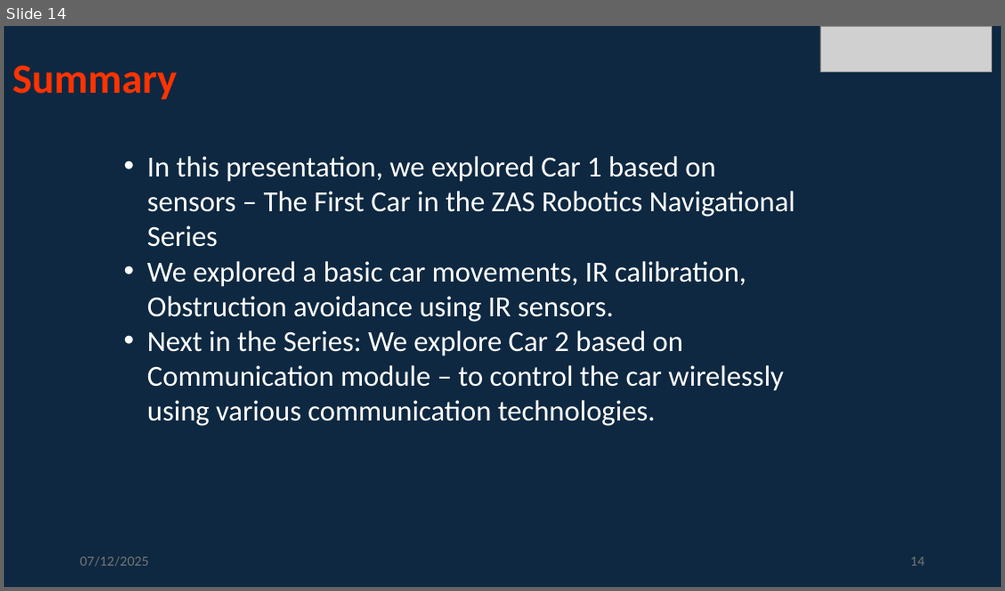
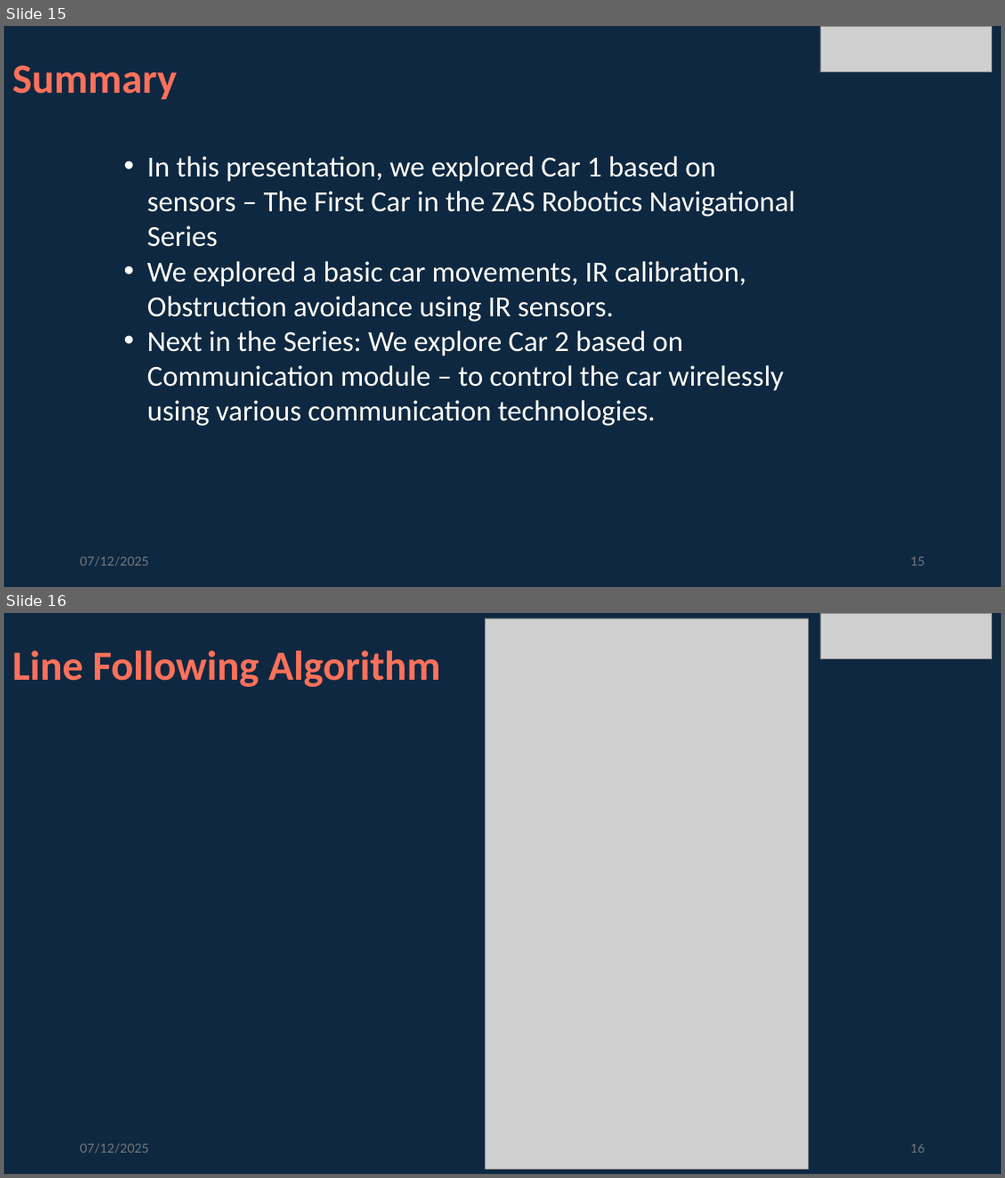
Before and after one commit to info-zas/Training, a slide deck: GPREC/04_Navigational_Robot_Car-1-Sensors/ZASRobotics_Car-1.pptx. Shown one above the other, each under a label of ours: slide 14 before the commit, slides 15 and 16 after it. The pictures are 1005x591 and 1005x1178 pixels, drawn with LibreOffice and Linux fonts; fonts in the diff are those of the drawing; grey boxes stand for pictures. Boxes give left, top, right and bottom in pixels: in the first picture for what was removed or moved away, otherwise in the second. Text is boxed around its words. In the diff, an @@ line names an element or a change of style, - is before the commit and + after.

```diff
--- a/GPREC/04_Navigational_Robot_Car-1-Sensors/ZASRobotics_Car-1.pptx
+++ b/GPREC/04_Navigational_Robot_Car-1-Sensors/ZASRobotics_Car-1.pptx
@@ slide 16 added at (4,613,1001,1174), background #0E2841 @@
@@ picture added at (485,618,809,1168) @@
@@ picture added at (821,613,993,659) @@
@@ title added at (12,650,440,687), 40 pt, text #FF715B, bold @@
+Line Following Algorithm
@@ text added at (80,1143,148,1153), 12 pt, text #797979 @@
+07/12/2025
@@ page number added at (910,1143,924,1152), 12 pt, text #797979 @@
+16
@@ what was slide 14 is now slide 15 @@
@@ slide 15 changed as well @@
@@ title "Summary" at (12,65,177,100): text colour #FF3300 to #FF715B @@
@@ page number at (910,556,924,565): text changed @@
-14
+15
```
Also in this commit, not shown: 13 other slides changed, 2 other slides added.
